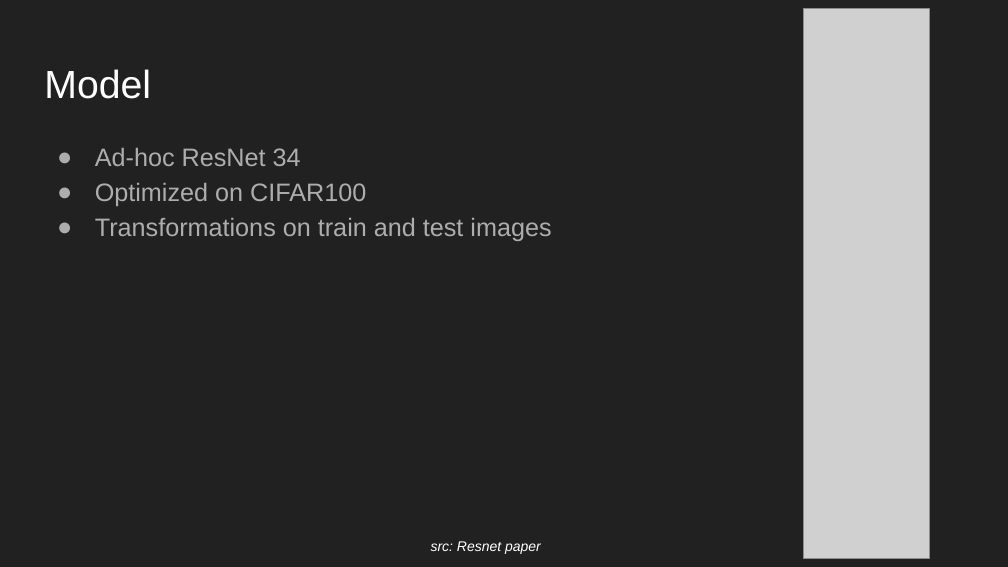
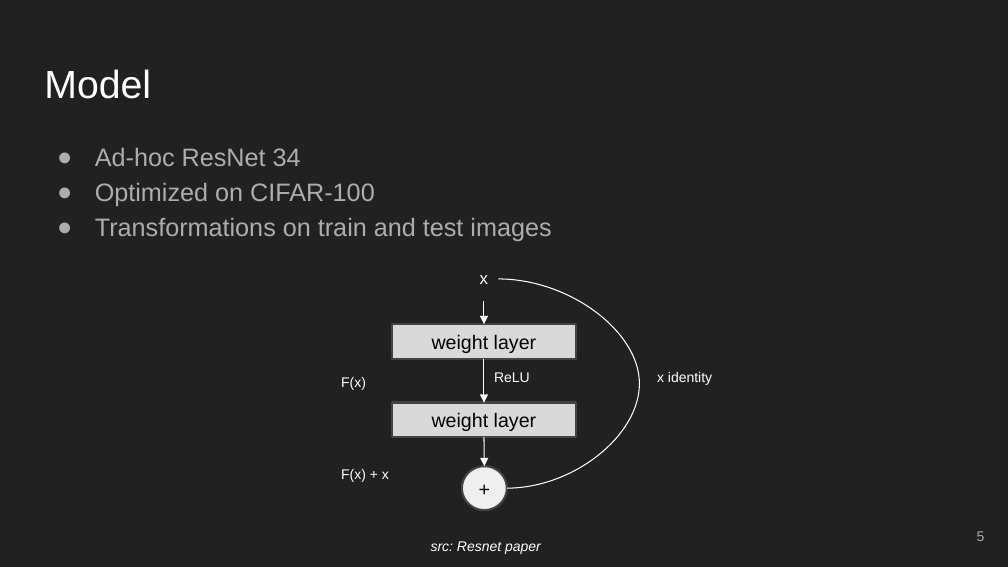
Before and after one commit to danielegenta/Progetto-MLDL, a slide deck: slide 5 of Report/Slides/MLDL_slides.pptx. Drawn at 1008x567 pixels with LibreOffice and Linux fonts; fonts in the diff are those of the drawing; grey boxes stand for pictures. Boxes give left, top, right and bottom in pixels: in the first picture for what was removed or moved away, otherwise in the second. Text is boxed around its words. In the diff, an @@ line names an element or a change of style, - is before the commit and + after.

```diff
--- a/Report/Slides/MLDL_slides.pptx
+++ b/Report/Slides/MLDL_slides.pptx
@@ picture removed at (803,9,929,559) @@
@@ text at (95,183,375,206): text changed @@
-● Optimized on CIFAR100
+● Optimized on CIFAR-100
@@ text added at (480,275,488,284), 12 pt, text #FFFFFF @@
+x
@@ curved line added from (499, 279) to (507, 488), #FFFFFF 0.75 pt @@
@@ rectangle added at (392,325,577,359), fill #D9D9D9, outline #434343 1.5 pt, 14 pt, text #000000 @@
+weight layer
@@ arrow added from (484, 300) to (484, 325), #FFFFFF 0.75 pt @@
@@ arrow added from (484, 359) to (484, 402), #FFFFFF 0.75 pt @@
@@ text added at (341,377,366,390), 10 pt, text #FFFFFF @@
+F(x)
@@ text added at (494,372,530,382), 10 pt, text #FFFFFF @@
+ReLU
@@ text added at (657,372,712,385), 10 pt, text #FFFFFF @@
+x identity
@@ rectangle added at (392,402,577,436), fill #D9D9D9, outline #434343 1.5 pt, 14 pt, text #000000 @@
+weight layer
@@ arrow added from (484, 437) to (485, 467), #FFFFFF 0.75 pt @@
@@ text added at (341,469,389,482), 10 pt, text #FFFFFF @@
+F(x) + x
@@ ellipse added at (462,467,507,511), fill #EFEFEF, outline #434343 1.5 pt, 14 pt, text #000000 @@
++
@@ page number added at (977,531,985,541), 10 pt, text #ADADAD @@
+5
```
Also in this commit, not shown: 33 other slides changed, 1 slide added, 1 slide removed.
